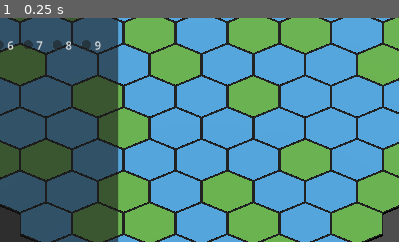
Above: before the commit, frame 1.
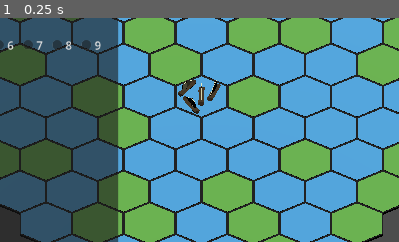
Above: after the commit, the same moment.

Repository: bemug/open-cyclades
Game: Godot game, scene res://entities/maps/test.tscn
Same seed, same stepped clock (60 frames per second), same inputs: the game is played once before the commit and once after it.
Inputs:
- Up to frame 1 (0.25 s): no input
The pictures show only the part of the screen within x 25-75%, y 32-82%; the shares and areas given below are measured in that part.

The runs differ from the first frame. In frame 1, 0.6% of the frame differs, in the area x 44-56%, y 27-73%.

Commit message:
Boaty MacBoatFace

Diff:
--- a/entities/gameboard/boat/boat.gd
+++ /dev/null
@@ -1,31 +0,0 @@
-extends Node3D
-# ------------------------------------------------------------------------------
-# Imports
-# ------------------------------------------------------------------------------
-
-# ------------------------------------------------------------------------------
-# Static Constantes
-# ------------------------------------------------------------------------------
-
-# ------------------------------------------------------------------------------
-# Export signals
-# ------------------------------------------------------------------------------
-func _on_selection_area_mouse_entered():
-	print("Hello boat")
-	$BoatMeshPlaceholder.transparency = 0
-
-func _on_selection_area_mouse_exited():
-	print("Byebye boat")
-	if(!selected):
-		$BoatMeshPlaceholder.transparency = 0.25
-
-func _on_selection_area_input_event(camera, event, position, normal, shape_idx):
-	if event is InputEventMouseButton:
-		if(event.button_index == MOUSE_BUTTON_LEFT):
-			if(!event.pressed):
-				selected = true
-
-# ------------------------------------------------------------------------------
-# Properties
-# ------------------------------------------------------------------------------
-var selected: bool = false
--- a/entities/gameboard/boat/boat.tscn
+++ b/entities/gameboard/boat/boat.tscn
@@ -1,29 +1,79 @@
-[gd_scene load_steps=5 format=3 uid="uid://be5paucytcij1"]
-
-[ext_resource type="Script" path="res://entities/gameboard/boat/boat.gd" id="1_6pk3h"]
+[gd_scene load_steps=10 format=3 uid="uid://be5paucytcij1"]
 
 [sub_resource type="StandardMaterial3D" id="StandardMaterial3D_lmggd"]
-albedo_color = Color(0.690833, 1, 0.47, 1)
+albedo_color = Color(0.25, 0.188542, 0.1025, 1)
 
 [sub_resource type="PrismMesh" id="PrismMesh_2bv4o"]
+size = Vector3(1, 1, 3)
 
-[sub_resource type="BoxShape3D" id="BoxShape3D_yrhu5"]
+[sub_resource type="CylinderMesh" id="CylinderMesh_5koed"]
+top_radius = 0.1
+bottom_radius = 0.05
+height = 2.5
+
+[sub_resource type="StandardMaterial3D" id="StandardMaterial3D_575sj"]
+albedo_color = Color(0.9, 0.9, 0.729, 1)
+
+[sub_resource type="PrismMesh" id="PrismMesh_6kkct"]
+size = Vector3(1.5, 2, 0.1)
+
+[sub_resource type="BoxMesh" id="BoxMesh_qjwas"]
+size = Vector3(1.5, 1, 0.1)
+
+[sub_resource type="BoxMesh" id="BoxMesh_1v6cq"]
+size = Vector3(0.2, 0.4, 0.05)
+
+[sub_resource type="PrismMesh" id="PrismMesh_fmdfj"]
+
+[sub_resource type="PrismMesh" id="PrismMesh_oscwa"]
+size = Vector3(1, 0.5, 0.5)
 
 [node name="Boat" type="Node3D"]
-script = ExtResource("1_6pk3h")
 
-[node name="BoatMeshPlaceholder" type="MeshInstance3D" parent="."]
-transform = Transform3D(1, 0, 0, 0, 1, 0, 0, 0, 1, 0, 0.496544, 0)
+[node name="Meshes" type="Node3D" parent="."]
+transform = Transform3D(0.2, 0, 0, 0, 0.2, 0, 0, 0, 0.2, 0, 0, 0)
+
+[node name="BoatMeshPlaceholder" type="MeshInstance3D" parent="Meshes"]
+transform = Transform3D(-1, 8.74228e-08, 0, -8.74228e-08, -1, 0, 0, 0, 1, 0, 0.131335, 0)
 material_override = SubResource("StandardMaterial3D_lmggd")
-transparency = 0.25
 mesh = SubResource("PrismMesh_2bv4o")
+skeleton = NodePath("../..")
 
-[node name="SelectionArea" type="Area3D" parent="."]
+[node name="BoatMeshPlaceholder4" type="MeshInstance3D" parent="Meshes"]
+transform = Transform3D(-1, 8.74228e-08, 0, -8.74228e-08, -1, 0, 0, 0, 1, 0, 1.2987, 0)
+material_override = SubResource("StandardMaterial3D_lmggd")
+mesh = SubResource("CylinderMesh_5koed")
+skeleton = NodePath("../..")
 
-[node name="CollisionShape3D" type="CollisionShape3D" parent="SelectionArea"]
-transform = Transform3D(1, 0, 0, 0, 1, 0, 0, 0, 1, 0, 0.503136, 0)
-shape = SubResource("BoxShape3D_yrhu5")
+[node name="BoatMeshPlaceholder5" type="MeshInstance3D" parent="Meshes"]
+transform = Transform3D(-0.0116773, -0.00322603, -0.999926, -0.981723, -0.189931, 0.0120775, -0.189956, 0.981792, -0.000949194, -0.00577854, 1.37209, 0.889285)
+material_override = SubResource("StandardMaterial3D_575sj")
+mesh = SubResource("PrismMesh_6kkct")
+skeleton = NodePath("../..")
 
-[connection signal="input_event" from="SelectionArea" to="." method="_on_selection_area_input_event"]
-[connection signal="mouse_entered" from="SelectionArea" to="." method="_on_selection_area_mouse_entered"]
-[connection signal="mouse_exited" from="SelectionArea" to="." method="_on_selection_area_mouse_exited"]
+[node name="BoatMeshPlaceholder6" type="MeshInstance3D" parent="Meshes"]
+transform = Transform3D(-0.0359506, -0.0079218, -0.999322, -0.999051, 0.024867, 0.0357437, 0.024567, 0.999659, -0.00880827, -0.0227062, 1.55614, -0.530899)
+material_override = SubResource("StandardMaterial3D_575sj")
+mesh = SubResource("BoxMesh_qjwas")
+skeleton = NodePath("../..")
+
+[node name="BoatMeshPlaceholder7" type="MeshInstance3D" parent="Meshes"]
+transform = Transform3D(-0.0359506, -0.0079218, -0.999322, -0.999051, 0.024867, 0.0357437, 0.024567, 0.999659, -0.00880827, 0.000792831, 2.47653, -0.256156)
+material_override = SubResource("StandardMaterial3D_575sj")
+mesh = SubResource("BoxMesh_1v6cq")
+skeleton = NodePath("../..")
+
+[node name="BoatMeshPlaceholder2" type="MeshInstance3D" parent="Meshes"]
+transform = Transform3D(-1, 8.74228e-08, 0, -8.55063e-08, -0.978078, 0.208236, 1.82046e-08, 0.208236, 0.978079, -0.00904571, 0.159138, 1.66225)
+material_override = SubResource("StandardMaterial3D_lmggd")
+mesh = SubResource("PrismMesh_fmdfj")
+
+[node name="BoatMeshPlaceholder3" type="MeshInstance3D" parent="Meshes"]
+transform = Transform3D(-1, 8.74227e-08, 6.50153e-15, 5.579e-08, 0.638163, 0.769901, 6.73069e-08, 0.769901, -0.638163, -0.00904571, 0.698181, 2.17101)
+material_override = SubResource("StandardMaterial3D_lmggd")
+mesh = SubResource("PrismMesh_oscwa")
+
+[node name="BoatMeshPlaceholder8" type="MeshInstance3D" parent="Meshes"]
+transform = Transform3D(0.999722, 0.00490953, 0.0230603, -7.88418e-08, -0.978079, 0.208236, 0.0235771, -0.208178, -0.977807, 0.00449794, 0.159138, -1.29261)
+material_override = SubResource("StandardMaterial3D_lmggd")
+mesh = SubResource("PrismMesh_fmdfj")
--- a/entities/gameboard/hexgrid/hexgrid.tscn
+++ b/entities/gameboard/hexgrid/hexgrid.tscn
@@ -1,6 +1,18 @@
-[gd_scene load_steps=2 format=3 uid="uid://fsv2txaxkuub"]
+[gd_scene load_steps=3 format=3 uid="uid://fsv2txaxkuub"]
 
 [ext_resource type="Script" path="res://entities/gameboard/hexgrid/hexgrid.gd" id="1_rew4t"]
+[ext_resource type="PackedScene" uid="uid://be5paucytcij1" path="res://entities/gameboard/boat/boat.tscn" id="2_6qdcp"]
 
 [node name="Hexgrid" type="Node3D"]
 script = ExtResource("1_rew4t")
+
+[node name="Boat" parent="." instance=ExtResource("2_6qdcp")]
+
+[node name="Boat2" parent="." instance=ExtResource("2_6qdcp")]
+transform = Transform3D(0.919561, 0, -0.392947, 0, 1, 0, 0.392947, 0, 0.919561, 0.432059, 0, -0.177266)
+
+[node name="Boat3" parent="." instance=ExtResource("2_6qdcp")]
+transform = Transform3D(-0.791512, 0, 0.611154, 0, 1, 0, -0.611154, 0, -0.791512, -0.506272, 0, -0.293003)
+
+[node name="Boat4" parent="." instance=ExtResource("2_6qdcp")]
+transform = Transform3D(-0.840822, 0, -0.541312, 0, 1, 0, 0.541312, 0, -0.840822, -0.322206, 0, 0.510306)
